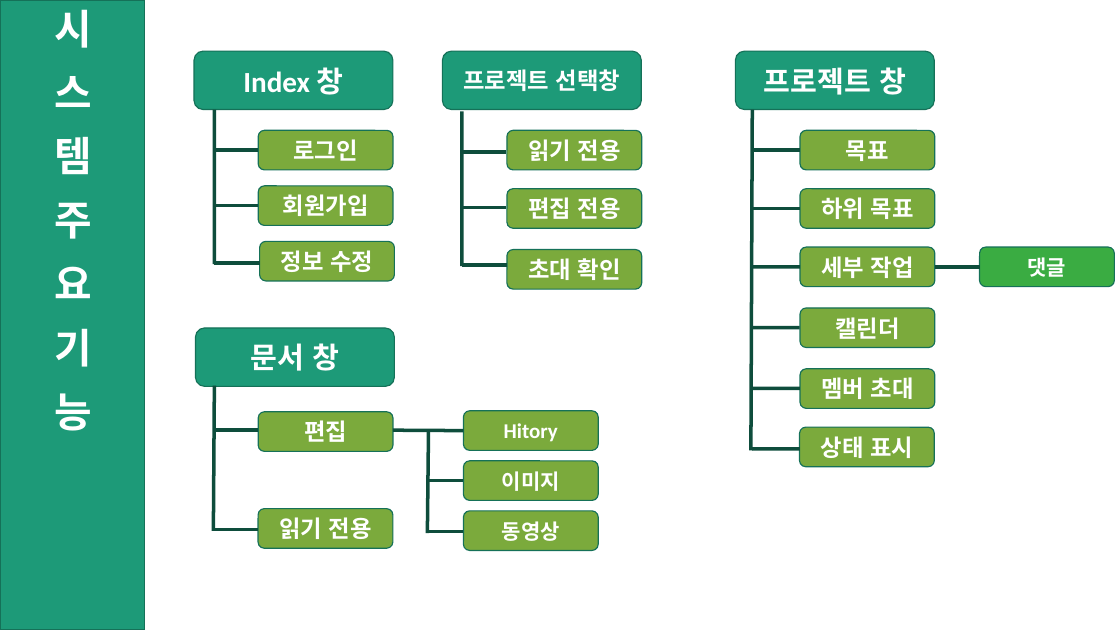
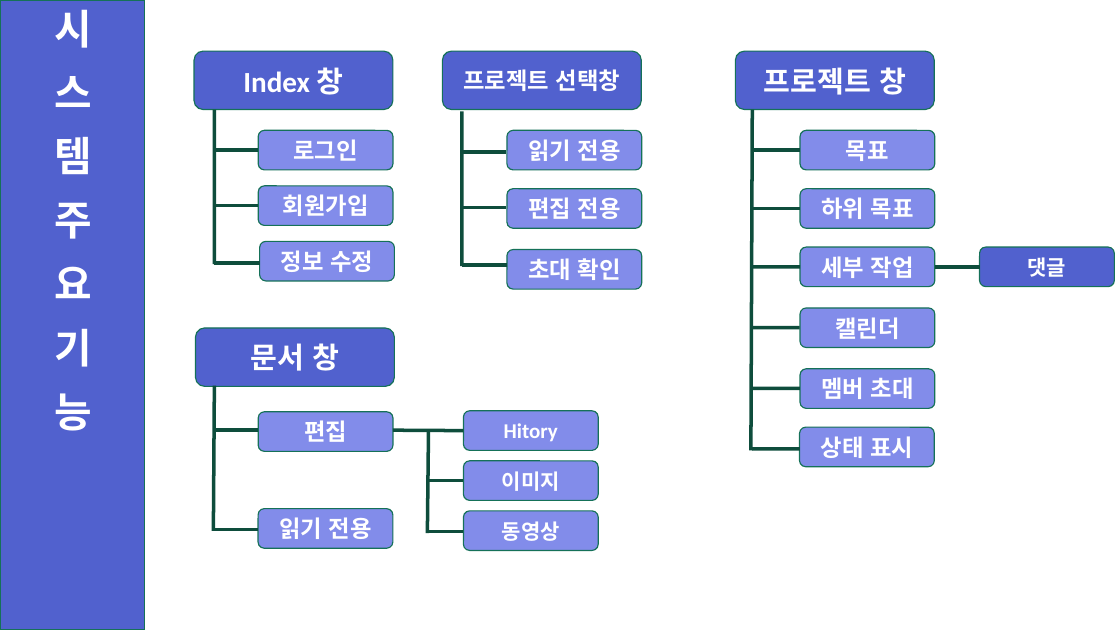
Before and after one commit to ShinHyeonSeong/Final, a slide deck: slide 9 of 기획 UI/A조 프로토타입 발표.pptx (slide 10 before the commit). Drawn at 1120x630 pixels with LibreOffice and Linux fonts; fonts in the diff are those of the drawing. Boxes give left, top, right and bottom in pixels: in the first picture for what was removed or moved away, otherwise in the second. Text is boxed around its words. In the diff, an @@ line names an element or a change of style, - is before the commit and + after.

```diff
--- a/기획 UI/A조 프로토타입 발표.pptx
+++ b/기획 UI/A조 프로토타입 발표.pptx
@@ rounded rectangle "댓글" at [980, 247, 1114, 287]: fill #3AAC42 to #5161CE @@
@@ fill #1D9A78 to #5161CE in 5 elements at [0, 0, 145, 630], [194, 51, 393, 110], [443, 51, 642, 110], [736, 51, 935, 110], [196, 328, 395, 386] @@
@@ fill #7BAA3C to #828CEA in 17 elements at [258, 130, 392, 170], [258, 186, 392, 225], [260, 241, 394, 281], [507, 130, 641, 170], [507, 189, 641, 229], [507, 250, 641, 289], [800, 130, 934, 170], [800, 189, 934, 229], [800, 247, 934, 287], [800, 308, 934, 348], [800, 369, 934, 408], [800, 428, 934, 467], [464, 411, 598, 450], [258, 412, 392, 451], [464, 461, 598, 501], [258, 509, 392, 549], [464, 511, 598, 550] @@
```
Also in this commit, not shown: 11 other slides changed, 1 slide removed.
